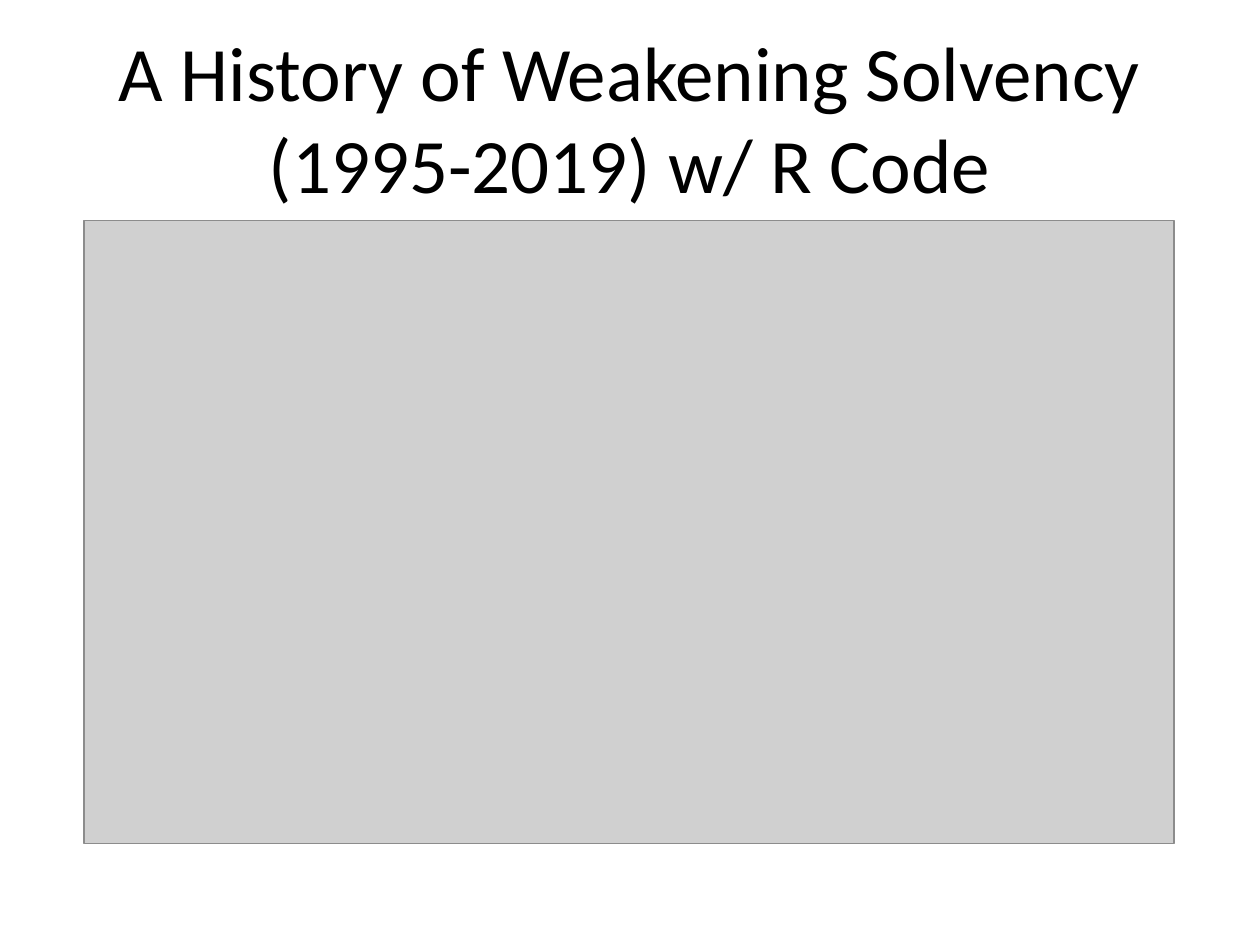
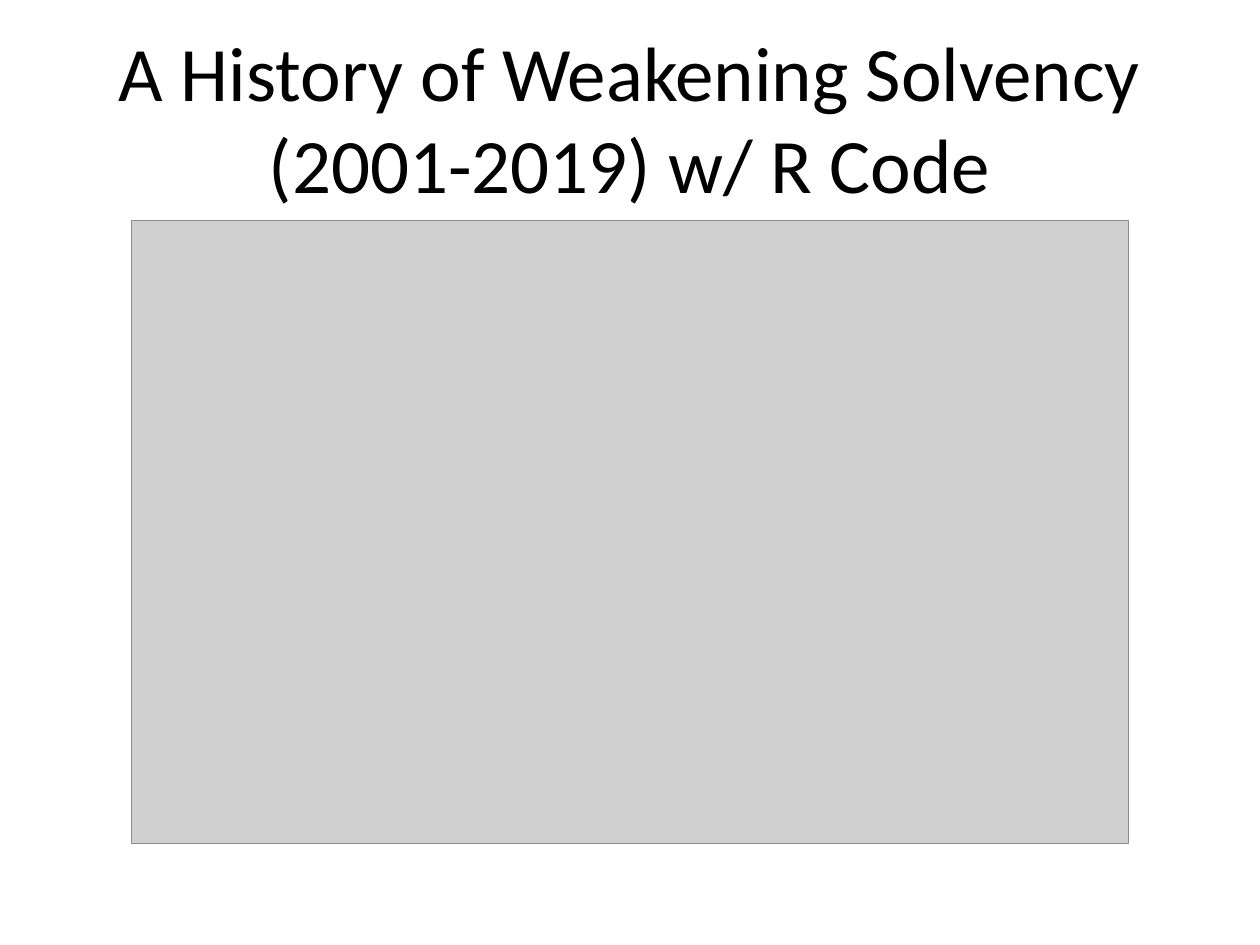
Before and after one commit to ReasonFoundation/GraphicsR, a slide deck: slide 2 of SamplePPD.pptx (slide 3 before the commit). Drawn at 1260x945 pixels with LibreOffice and Linux fonts; fonts in the diff are those of the drawing; grey boxes stand for pictures. Boxes give left, top, right and bottom in pixels: in the first picture for what was removed or moved away, otherwise in the second. Text is boxed around its words. In the diff, an @@ line names an element or a change of style, - is before the commit and + after.

```diff
--- a/SamplePPD.pptx
+++ b/SamplePPD.pptx
@@ title at bbox=[119, 47, 1140, 204]: text changed @@
-A History of Weakening Solvency (1995-2019) w/ R Code
+A History of Weakening Solvency (2001-2019) w/ R Code
@@ picture: place and size @@
-picture at bbox=[84, 220, 1174, 843]
+picture at bbox=[131, 220, 1129, 843]
```
Also in this commit, not shown: 4 other slides changed, 1 slide added, 1 slide removed, 4 other files.
